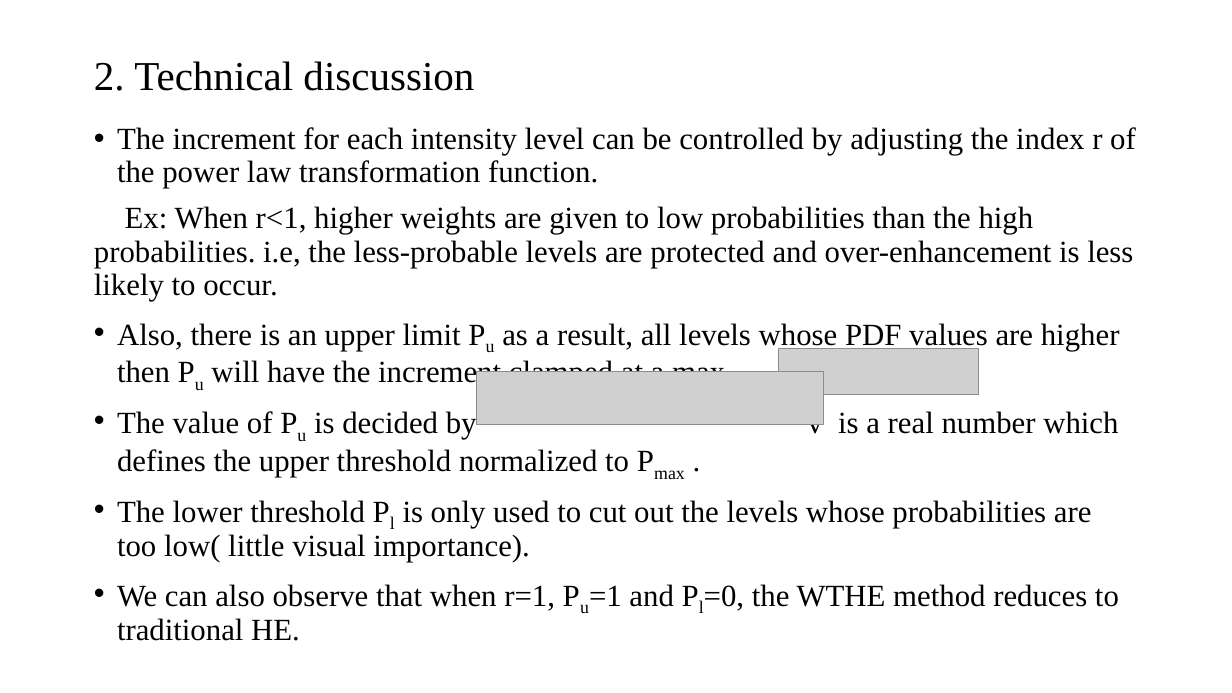
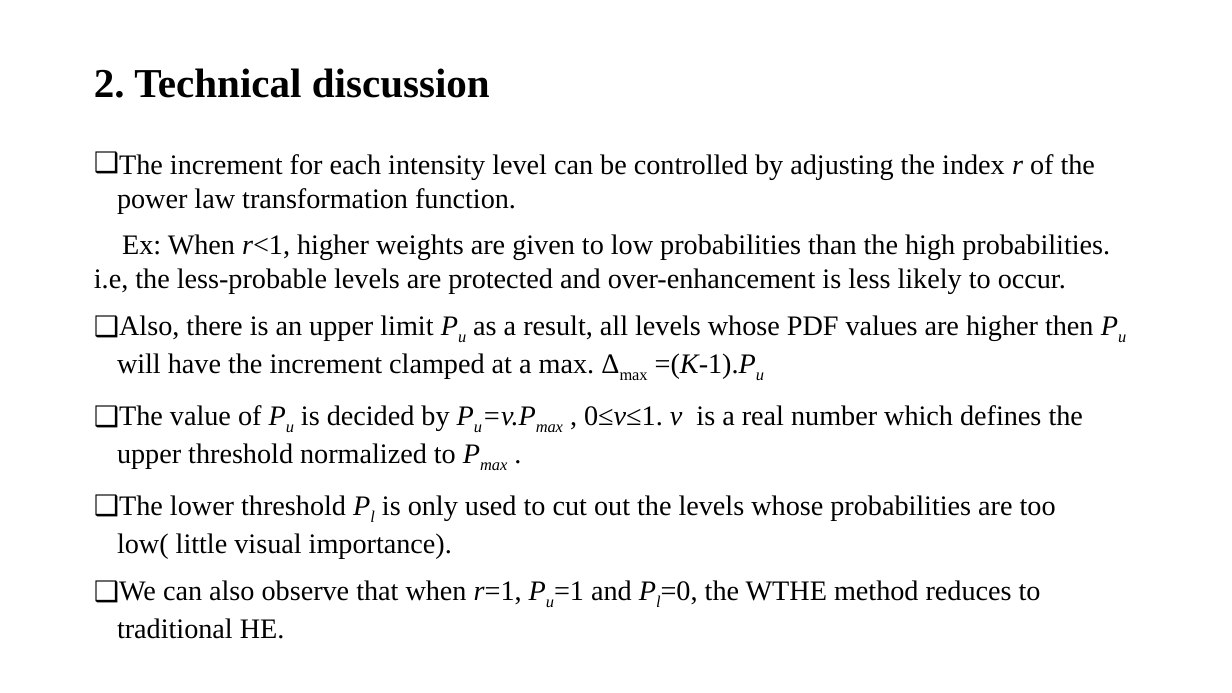
Before and after one commit to lohith921/DIP, a slide deck: slide 7 of Project/Presentation.pptx (slide 6 before the commit). Drawn at 1232x693 pixels with LibreOffice and Linux fonts; fonts in the diff are those of the drawing; grey boxes stand for pictures. Boxes give left, top, right and bottom in pixels: in the first picture for what was removed or moved away, otherwise in the second. Text is boxed around its words. In the diff, an @@ line names an element or a change of style, - is before the commit and + after.

Commit message:
added results, made format changes

```diff
--- a/Project/Presentation.pptx
+++ b/Project/Presentation.pptx
@@ title "2. Technical discussion" at [94,68,490,98]: bold on @@
@@ text "The increment for each intensity ...": place and size @@
-text "The increment for each intensity ..." at [94,127,1136,641]
+text "The increment for each intensity ..." at [94,154,1110,639]
@@ text at [94,154,1110,639]: size 24 to 22 pt in "The increment for each intensity level can ...", "Ex: When r<1, higher weights are given ...", "The lower threshold Pl is only used ...", "We can also observe that when r=1, ..."; italic on in "r", "r<1,", "Pl", "r=1, Pu=1 Pl=0,"; bullet • to ❑; line spacing 0.9 to 1 @@
@@ text at [117,315,1094,469]: text changed; size 24 to 22 pt @@
-• Also, there is an upper limit Pu as a result, all levels whose PDF values are higher then Pu will have the increment clamped at a max.
-• The value of Pu is decided by v is a real number which defines the upper threshold normalized to Pmax .
+❑ Also, there is an upper limit Pu as a result, all levels whose PDF values are higher then Pu will have the increment clamped at a max. Δmax =(K-1).Pu
+❑ The value of Pu is decided by Pu=v.Pmax , 0≤v≤1. v is a real number which defines the upper threshold normalized to Pmax .
@@ picture removed at [779,348,979,395] @@
@@ picture removed at [477,372,823,424] @@
```
Also in this commit, not shown: 6 other slides changed, 3 slides added, 2 slides removed.
